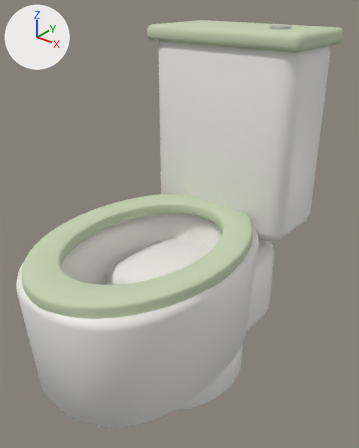
One commit to the glTF model public/models/furniture/two-piece-toilet.glb: the scene before it, then after it.
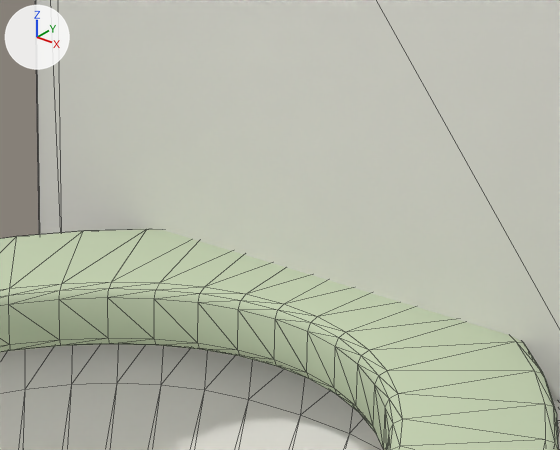
Each version appears first whole from a camera (50 mm lens) standing at (0.634, -0.762, 0.891) and looking at (0.013, 0.014, 0.41), and next in a close-up on the part from 43% to 70% of the width and 34% to 52% of the height. Every picture has the same lights, and +X, +Y and +Z are marked at upper left. The older version's two pictures come first. The close-ups show mesh edges as thin lines. Vertices at exactly the same position are counted once.

In view in the first close-up: 'two-piece-toilet'.
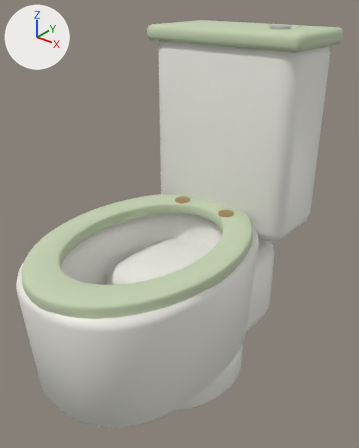
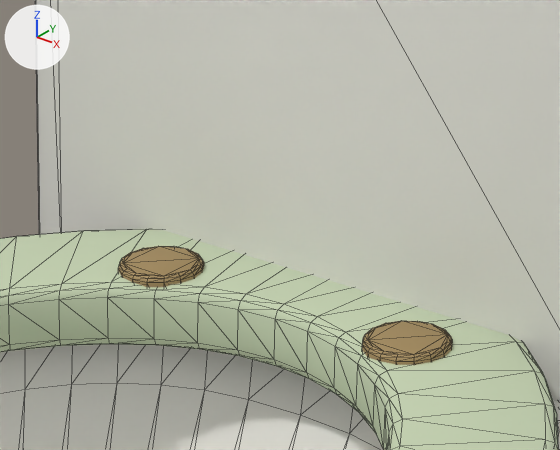
Where the change shows, as pixel boxes [x1, y1, x2, y2] in the close-ups (560 x 450 px):
part 1 of me_cone_024, added (brown): after [118, 246, 204, 287]
part 2 of me_cone_024, added (brown): after [362, 321, 452, 365]

Diff of the bpy script that builds the scene:
```diff
--- a/public/models/furniture/two-piece-toilet.glb.py
+++ b/public/models/furniture/two-piece-toilet.glb.py
@@ mat_joinery_aged_brass @@
+mat_joinery_aged_brass = principled_material('joinery-aged-brass')
+mat_joinery_aged_brass.base_color = (0.41, 0.29, 0.13)  # brown #ac9365
+mat_joinery_aged_brass.metallic = 0.35
+mat_joinery_aged_brass.roughness = 0.66
@@ mat_recess_shadow_detail @@
+mat_recess_shadow_detail = principled_material('recess-shadow-detail')
+mat_recess_shadow_detail.base_color = (0.055, 0.065, 0.057)  # dark grey #424844
+mat_recess_shadow_detail.roughness = 0.97
@@ me_cone_024 @@
 # used by ob_two_piece_toilet; location = (0.0, 0.0, 0.0)
-me_cone_024.from_pydata(...)  # 1632 vertices, 3236 faces; spans x -0.2..0.2, y -0.36..0.36, z 0.0..0.81
+me_cone_024.from_pydata(...)  # 1860 vertices, 3672 faces; spans x -0.2..0.2, y -0.36..0.36, z 0.0..0.81
+# me_cone_024 part 1: a new loose piece of 96 vertices spanning x -0.082..-0.046, y 0.103..0.142, z 0.391..0.414, in mat_joinery_aged_brass (brown #ac9365)
+# me_cone_024 part 2: a new loose piece of 96 vertices spanning x 0.046..0.082, y 0.103..0.142, z 0.391..0.414, in mat_joinery_aged_brass (brown #ac9365)
+# other edits to the shape of me_cone_024 do not show in these pictures
 me_cone_024.materials.append(mat_warm_porcelain)
@@ me_cone_024 @@
 me_cone_024.materials.append(mat_variant_surface)
+me_cone_024.materials.append(mat_joinery_aged_brass)  # brown #ac9365
+me_cone_024.materials.append(mat_recess_shadow_detail)  # dark grey #424844
```
